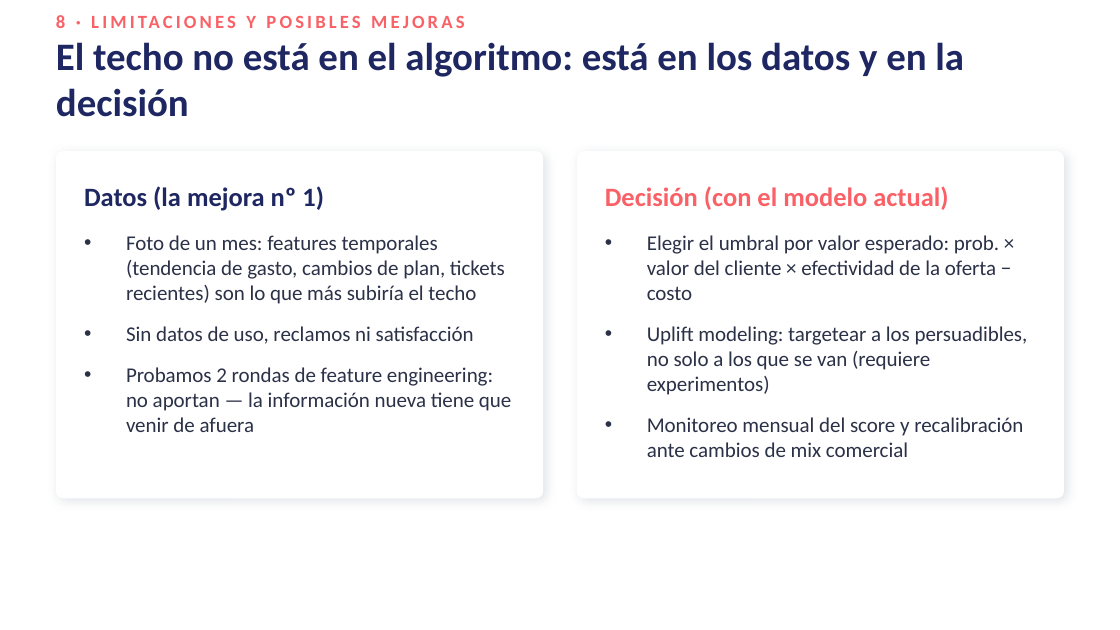
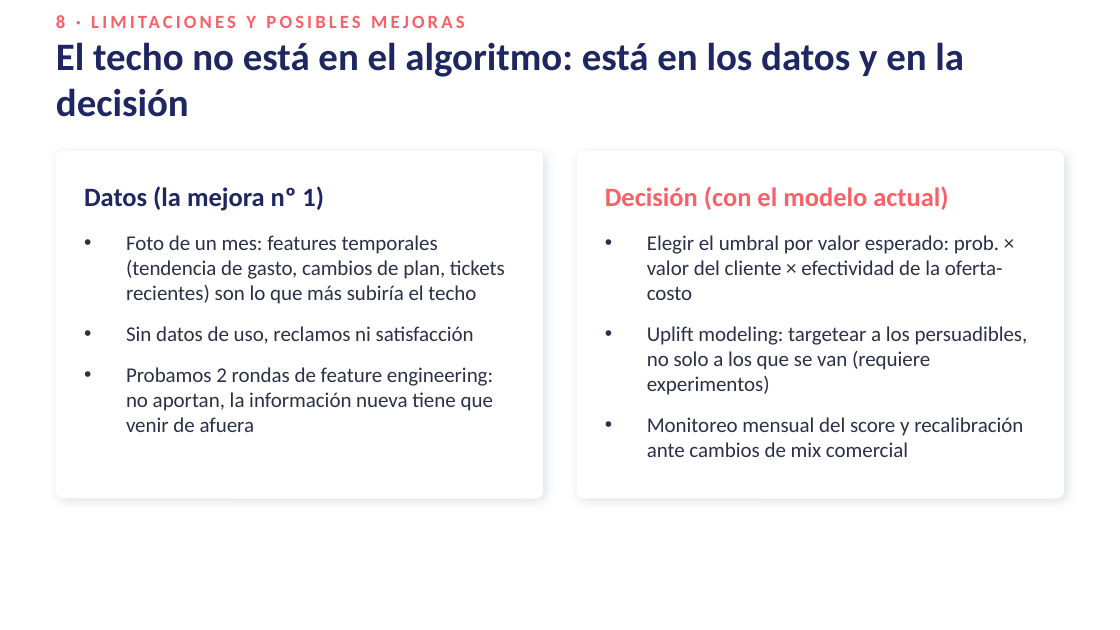
Before and after one commit to FelipeTamaki/Final-Predictivo-Churn, a slide deck: slide 16 of Presentacion_Final_Churn.pptx. Drawn at 1120x630 pixels with LibreOffice and Linux fonts; fonts in the diff are those of the drawing. Boxes give left, top, right and bottom in pixels: in the first picture for what was removed or moved away, otherwise in the second. Text is boxed around its words. In the diff, an @@ line names an element or a change of style, - is before the commit and + after.

```diff
--- a/Presentacion_Final_Churn.pptx
+++ b/Presentacion_Final_Churn.pptx
@@ text at [647, 235, 1003, 300]: text changed @@
-• Elegir el umbral por valor esperado: prob. × valor del cliente × efectividad de la oferta − costo
+• Elegir el umbral por valor esperado: prob. × valor del cliente × efectividad de la oferta-costo
@@ text at [126, 367, 493, 432]: text changed @@
-• Probamos 2 rondas de feature engineering: no aportan — la información nueva tiene que venir de afuera
+• Probamos 2 rondas de feature engineering: no aportan, la información nueva tiene que venir de afuera
```
Also in this commit, not shown: 8 other slides changed.
